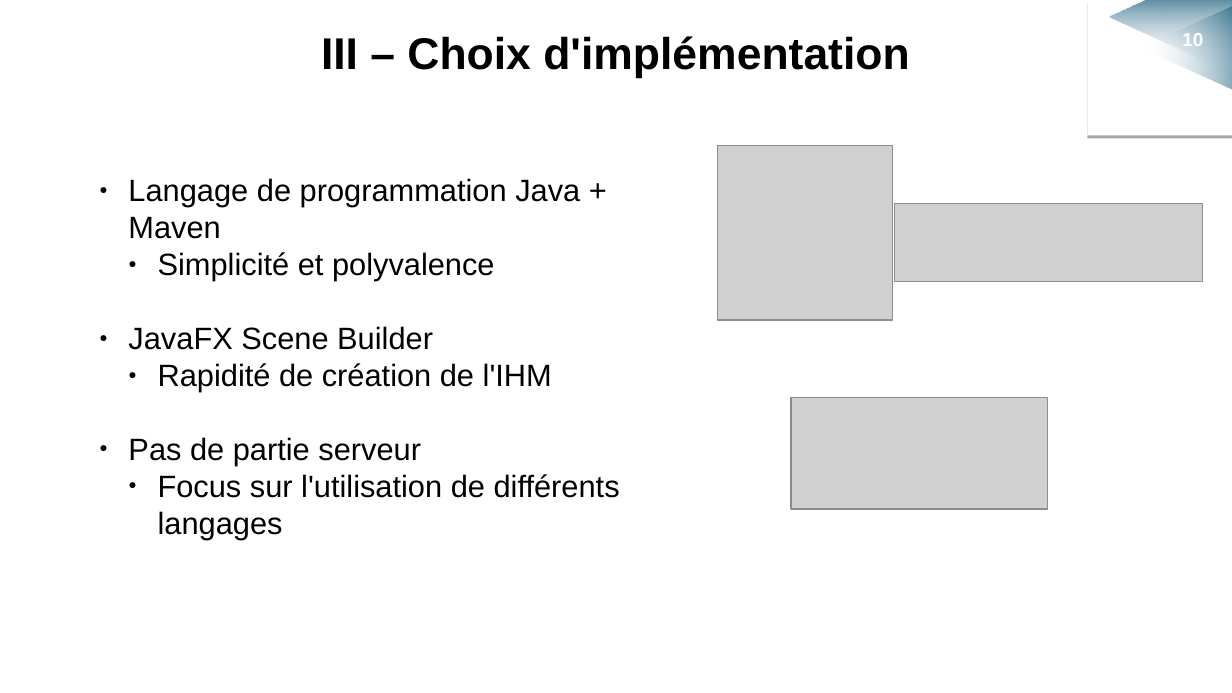
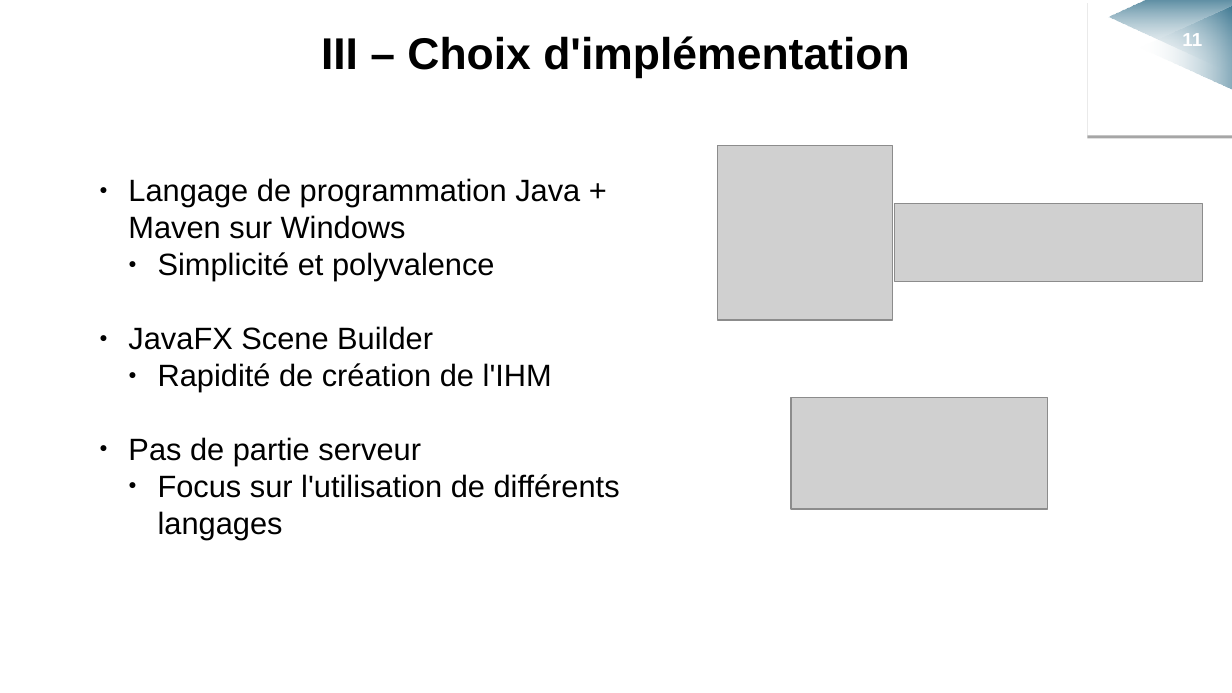
Before and after one commit to sizo0/BDAProject, a slide deck: slide 11 of Documents/Presentation/BDA_presentation.odp (slide 10 before the commit). Drawn at 1232x693 pixels with LibreOffice and Linux fonts; fonts in the diff are those of the drawing; grey boxes stand for pictures; background and template pictures are left out. Boxes give left, top, right and bottom in pixels: in the first picture for what was removed or moved away, otherwise in the second. Text is boxed around its words. In the diff, an @@ line names an element or a change of style, - is before the commit and + after.

```diff
--- a/Documents/Presentation/BDA_presentation.odp
+++ b/Documents/Presentation/BDA_presentation.odp
@@ page number at (x1=1182, y1=33, x2=1202, y2=46): text changed @@
-10
+11
@@ text at (x1=128, y1=178, x2=580, y2=239): text changed @@
-● Langage de programmation Java + Maven
+● Langage de programmation Java + Maven sur Windows
```
Also in this commit, not shown: 1 slide added, 1 other file.
